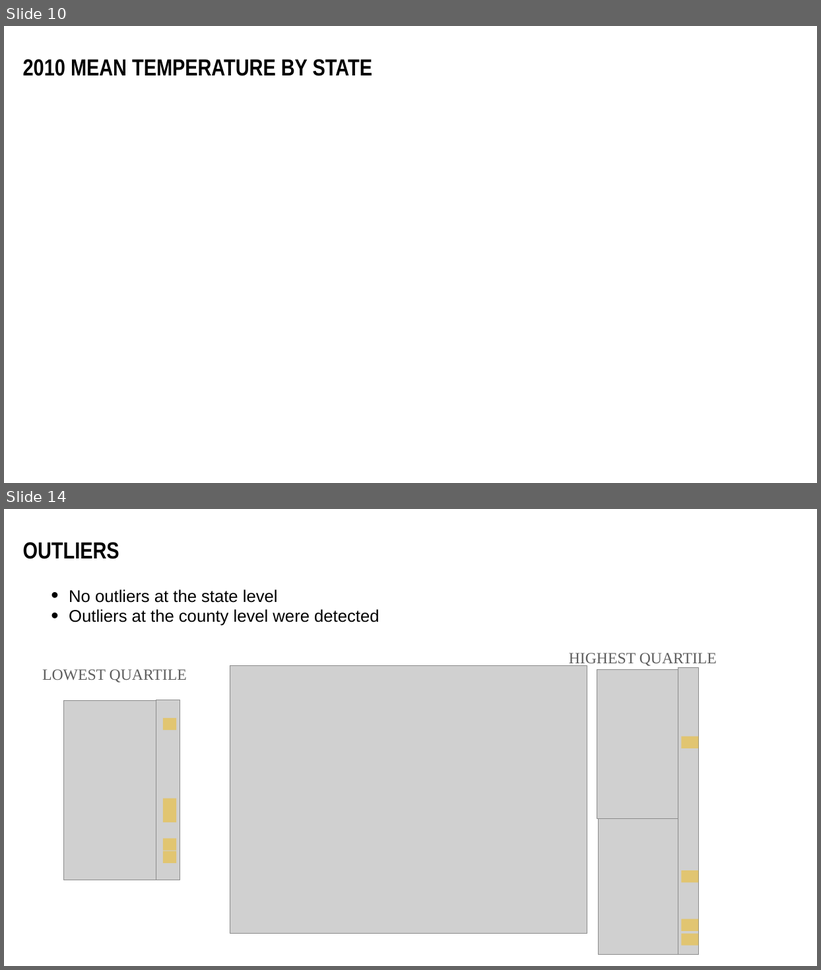
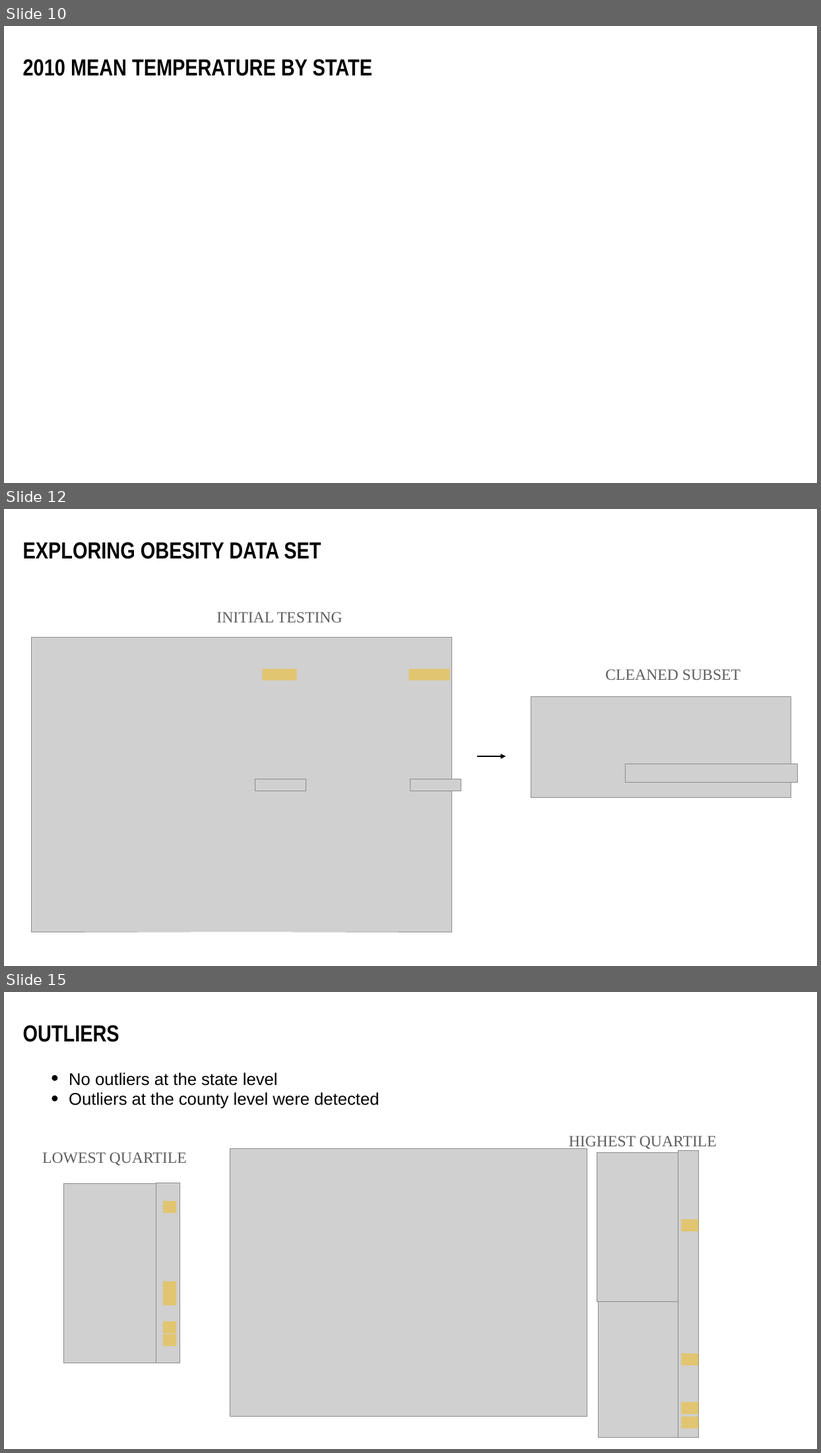
Before and after one commit to HenaVen/SMU_Pro1_Team4_repo, a slide deck: Project1_Group4_Obesity&Temp.pptx. Shown one above the other, each under a label of ours: slides 10 and 14 before the commit, slides 10, 12 and 15 after it; the slides between them are not shown. The pictures are 821x970 and 821x1453 pixels, drawn with LibreOffice and Linux fonts; fonts in the diff are those of the drawing; grey boxes stand for pictures; background and template pictures are left out. Boxes give left, top, right and bottom in pixels: in the first picture for what was removed or moved away, otherwise in the second. Text is boxed around its words. In the diff, an @@ line names an element or a change of style, - is before the commit and + after.

Commit message:
Updated titles within presentation, added a slide about our initial correlations, and a cell showing a correlation pull for the subset of data

```diff
--- a/Project1_Group4_Obesity&Temp.pptx
+++ b/Project1_Group4_Obesity&Temp.pptx
@@ slide 12 added at (4, 509, 817, 966), background #FFFFFF @@
@@ text added at (23, 542, 321, 559), 55 pt, text #000000, bold @@
+EXPLORING OBESITY DATA SET
@@ text added at (217, 612, 343, 623), 37 pt, text #5E5E5E @@
+INITIAL TESTING
@@ picture added at (31, 637, 452, 932) @@
@@ rectangle added at (262, 669, 296, 681), fill #F7BA01 at 46% opacity @@
@@ rectangle added at (409, 669, 450, 681), fill #F7BA01 at 46% opacity @@
@@ text added at (605, 669, 741, 680), 37 pt, text #5E5E5E @@
+CLEANED SUBSET
@@ picture added at (531, 696, 791, 797) @@
@@ arrow added from (477, 757) to (506, 757), #000000 4 pt @@
@@ picture added at (625, 764, 797, 782) @@
@@ picture added at (255, 779, 306, 791) @@
@@ picture added at (410, 779, 461, 791) @@
@@ what was slide 14 is now slide 15 @@
```
Also in this commit, not shown: 4 slides changed, 1 other file.
